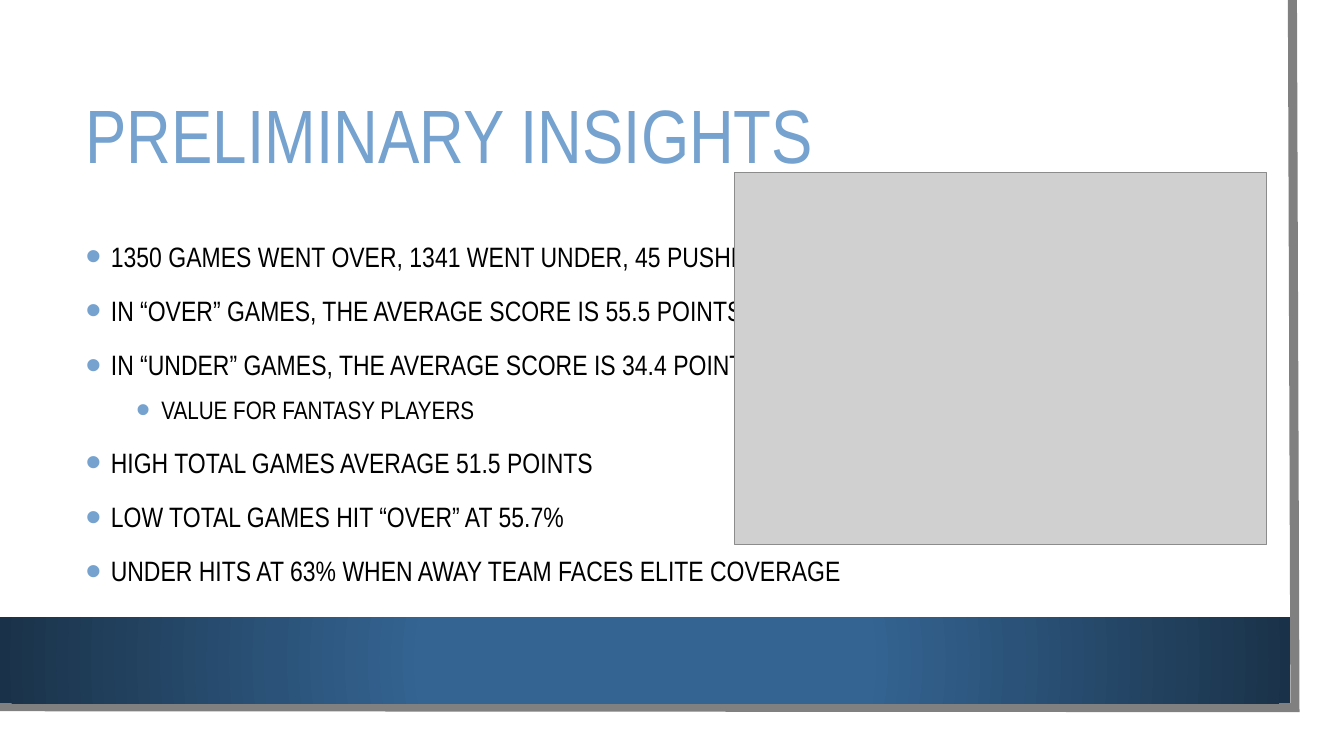
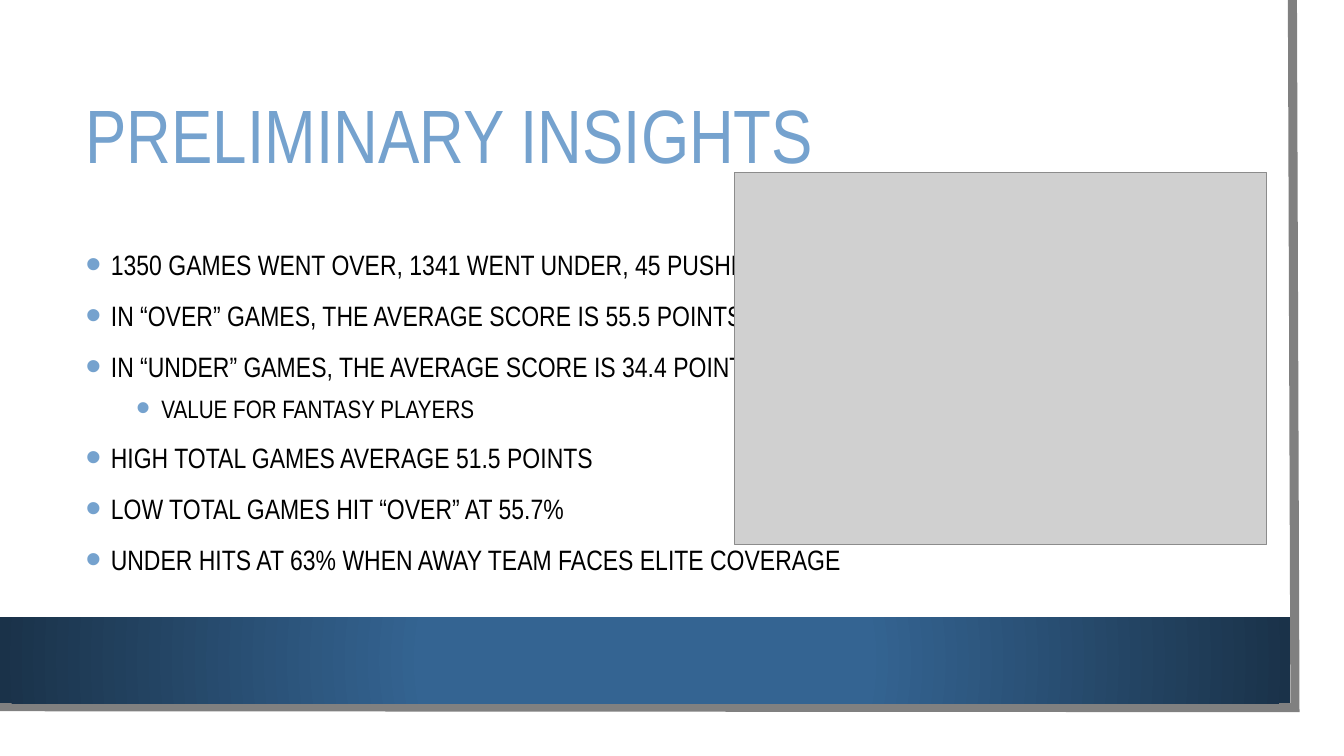
Before and after one commit to mries14/Springboard, a slide deck: slide 5 of Capstone1/project1Writeups/Predicting Outcomes of NFL Contests.pptx. Drawn at 1344x756 pixels with LibreOffice and Linux fonts; fonts in the diff are those of the drawing; grey boxes stand for pictures; background and template pictures are left out. Boxes give left, top, right and bottom in pixels: in the first picture for what was removed or moved away, otherwise in the second. Text is boxed around its words. In the diff, an @@ line names an element or a change of style, - is before the commit and + after.

```diff
--- a/Capstone1/project1Writeups/Predicting Outcomes of NFL Contests.pptx
+++ b/Capstone1/project1Writeups/Predicting Outcomes of NFL Contests.pptx
@@ text "1350 GAMES WENT OVER, 1341 ..." at box(111, 253, 840, 571): line spacing 1.2 to 1.1 @@
```
Also in this commit, not shown: 2 slides added, 4 other files.
